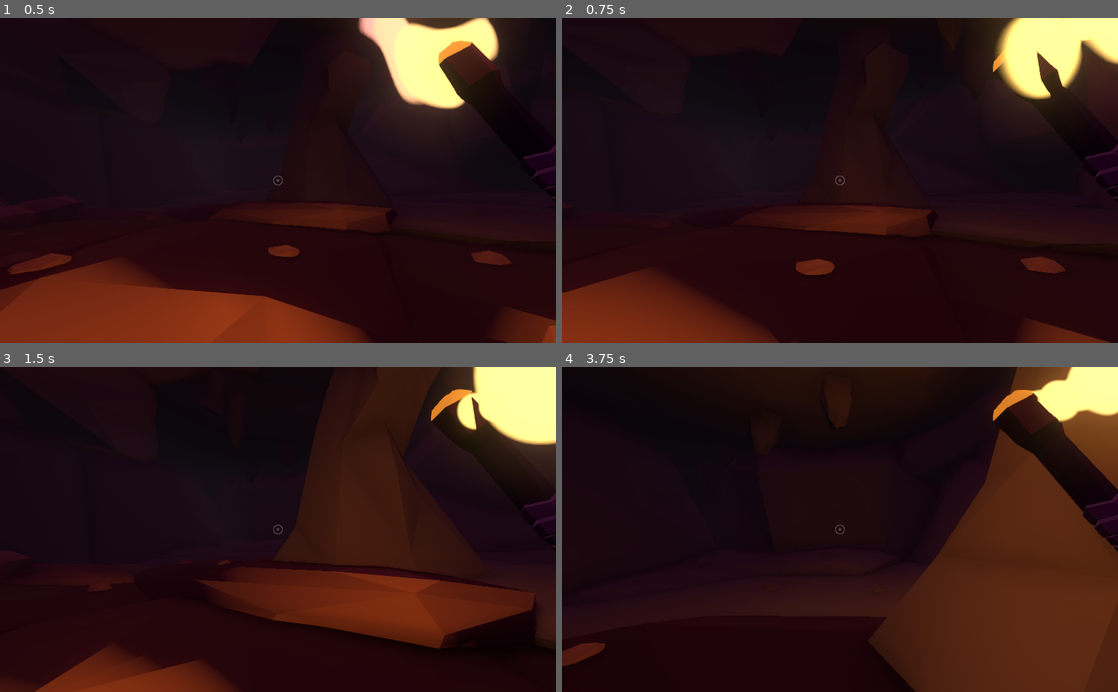
Above: before the commit, frames 1-4 (two rows, left to right).
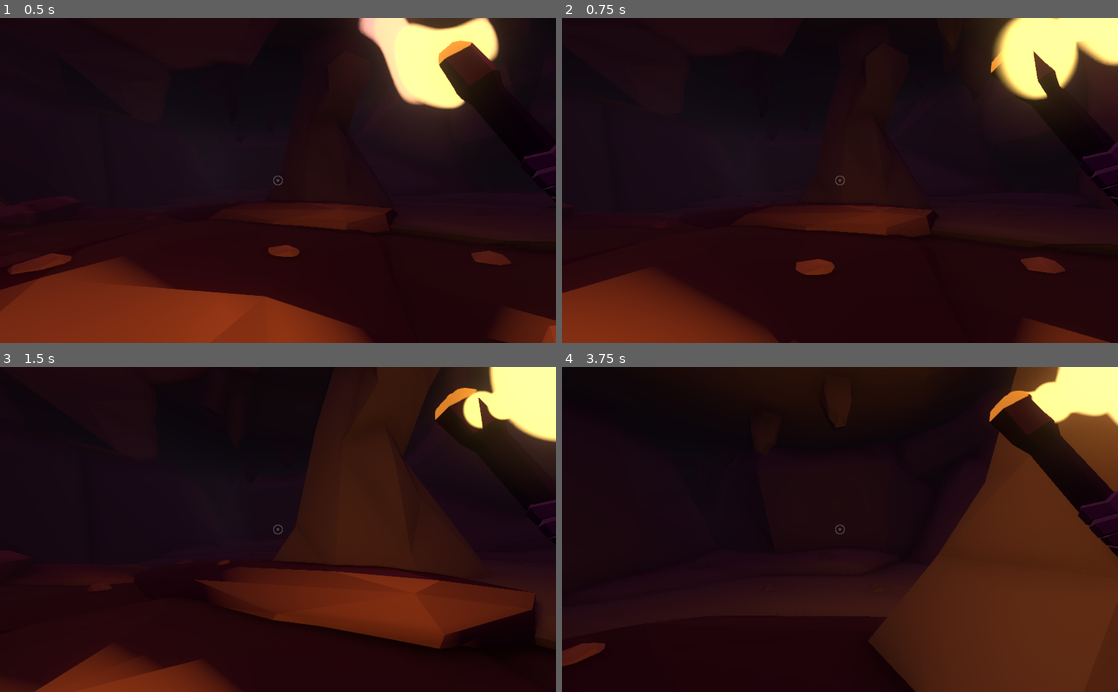
Above: after the commit, the same moments.

Repository: Anemony22/Creative-Jam-2021
Game: Godot game, scene res://scenes/levels/Main.tscn
Same seed, same stepped clock (60 frames per second), same inputs: the game is played once before the commit and once after it.
Inputs (mouse positions are in pixels of both pictures, inside the frame that each line leads up to):
- Up to frame 1 (0.5 s): no input
- Up to frame 2 (0.75 s): tap Enter at 0.5 s; move the mouse to (867, 180) at 0.52 s; hold W (move_forward) from 0.53 s (still down)
- Up to frame 3 (1.5 s): keep holding W (move_forward); move the mouse to (250, 529) at 1.27 s
- Up to frame 4 (3.75 s): keep holding W (move_forward); move the mouse to (851, 523) at 2.02 s; move the mouse to (834, 536) at 2.77 s; move the mouse to (878, 532) at 3.52 s

Frame 1 is identical in both runs. In frame 2, 1.4% of the frame differs, in the area x 77-100%, y 0-56%; in frame 3, 1.5%; in frame 4, 1.2%.

Commit message:
Fixed interloping movment of the torch

Diff:
--- a/scenes/entities/Player.gd
+++ b/scenes/entities/Player.gd
@@ -7,6 +7,8 @@
 var velocity = Vector3()
 
 var lerpTime = 0.0
+
+onready var prev_angle = rotation.y
 
 func get_input():
 	var input_dir = Vector3()
@@ -31,7 +33,10 @@
 		$CameraPivot.rotation.x = clamp($CameraPivot.rotation.x, -1.2, 1.2)
 
 func _physics_process(delta):
-	$TorchPivot.rotation = lerp($TorchPivot.rotation, $CameraPivot.rotation, 0.2)
+	$TorchPivot.rotation.x = lerp($TorchPivot.rotation.x, $CameraPivot.rotation.x, 0.2)
+	$TorchPivot.rotation.y = lerp(prev_angle - rotation.y, 0, 0.2)
+
+	prev_angle = rotation.y + $TorchPivot.rotation.y
 
 	velocity.y += gravity * delta
 	var desired_velocity = get_input() * max_speed
